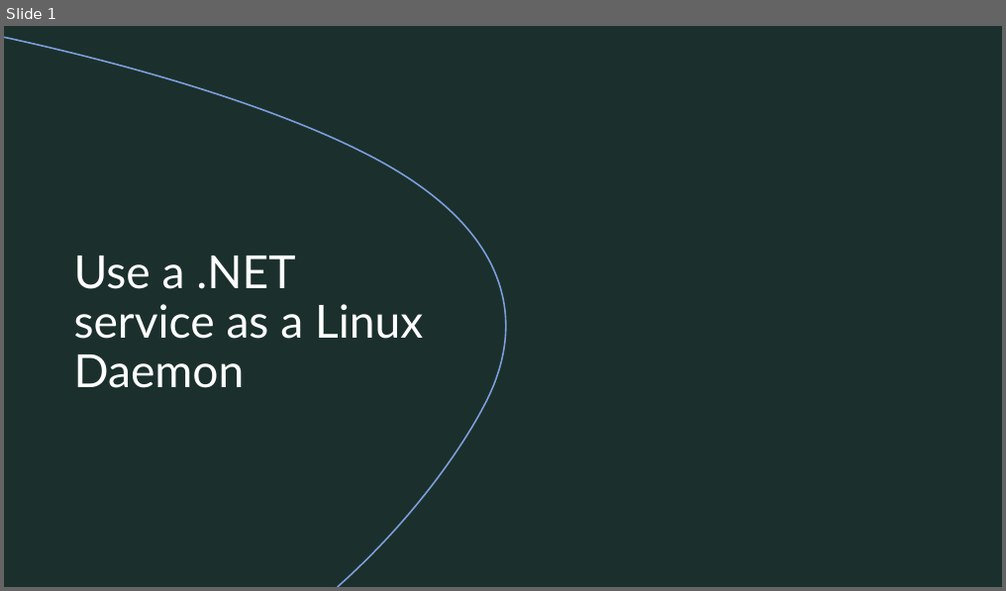
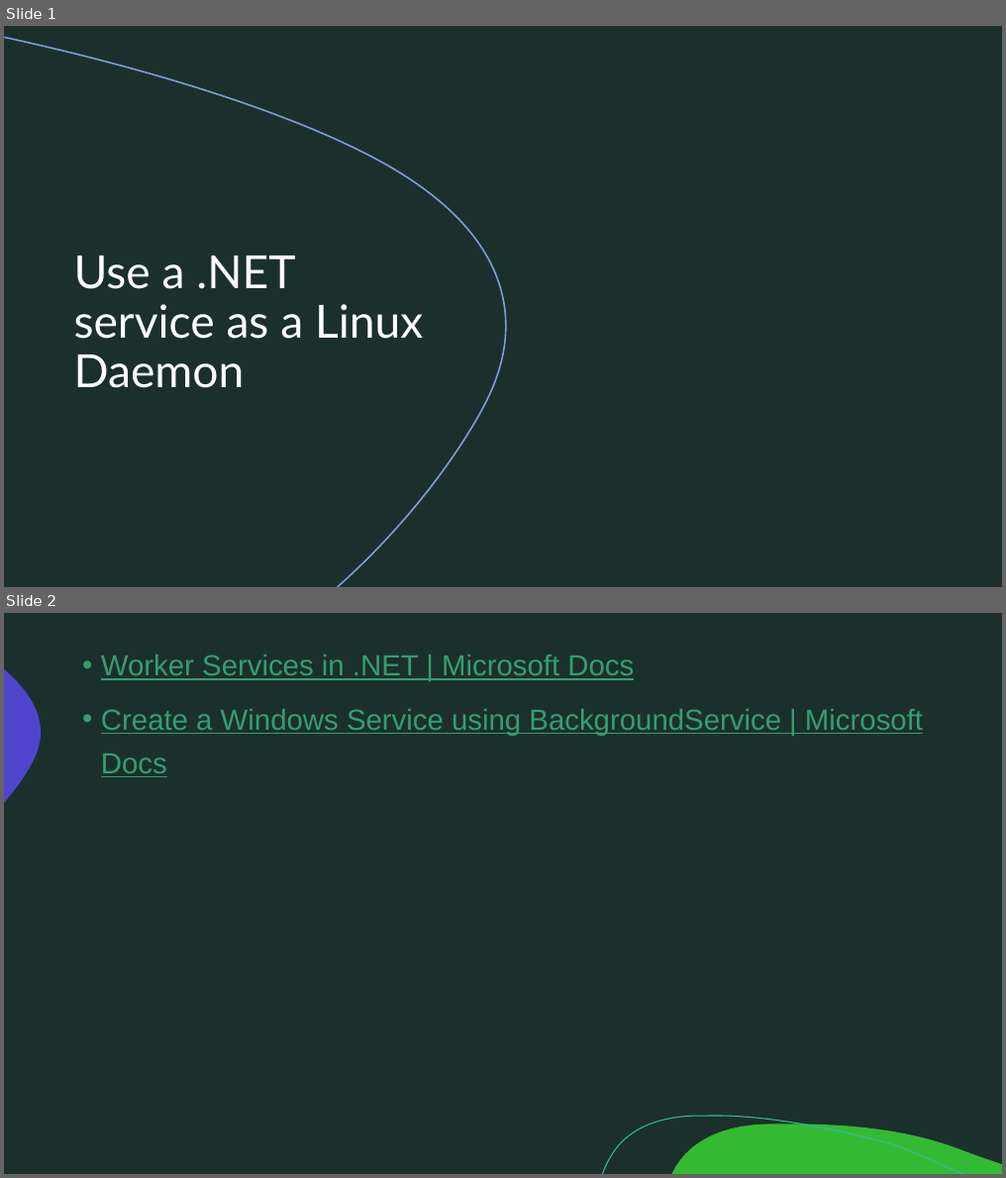
Before and after one commit to pulcher/dotnet-and-linux-daemons, a slide deck: dotnet-and-daemons.pptx. Shown one above the other, each under a label of ours: slide 1 before the commit, slides 1 and 2 after it. The pictures are 1006x591 and 1006x1178 pixels, drawn with LibreOffice and Linux fonts; fonts in the diff are those of the drawing; background and template pictures are left out. Boxes give left, top, right and bottom in pixels: in the first picture for what was removed or moved away, otherwise in the second. Text is boxed around its words. In the diff, an @@ line names an element or a change of style, - is before the commit and + after.

```diff
--- a/dotnet-and-daemons.pptx
+++ b/dotnet-and-daemons.pptx
@@ slide 2 added at (4,613,1002,1174), background #1B302C; not listed: 3 template elements that a slide beside it also shows @@
@@ text added at (101,655,923,777), 28 pt, text #349E70, underline @@
+• Worker Services in .NET | Microsoft Docs
+• Create a Windows Service using BackgroundService | Microsoft Docs
```
Also in this commit, not shown: 1 slide removed.
